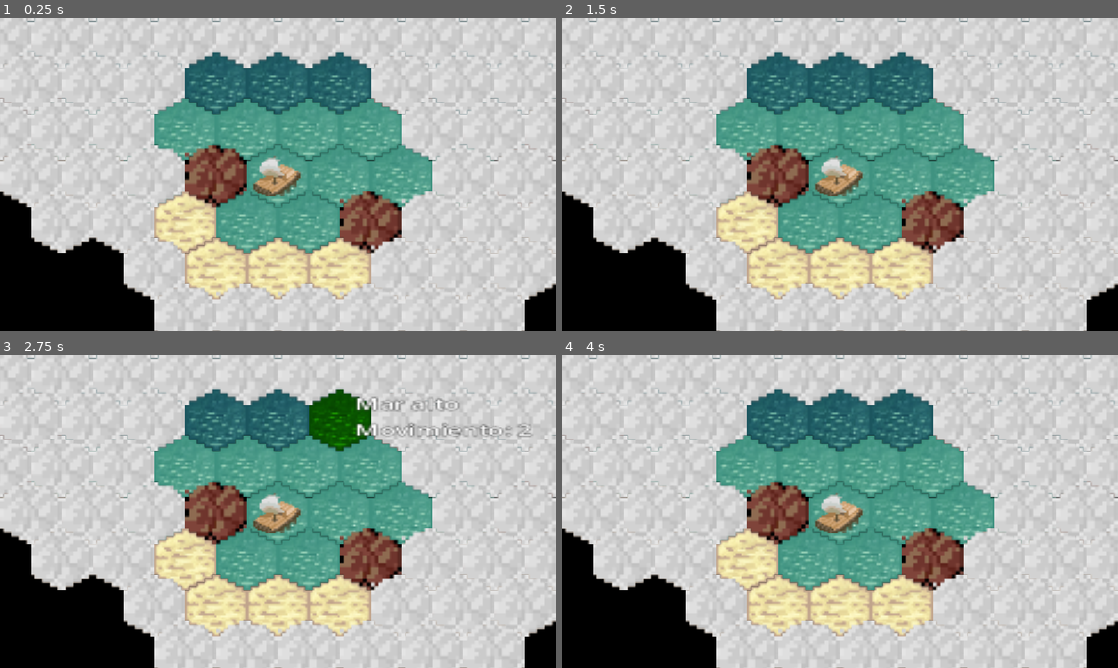
Above: before the commit, frames 1-4 (two rows, left to right).
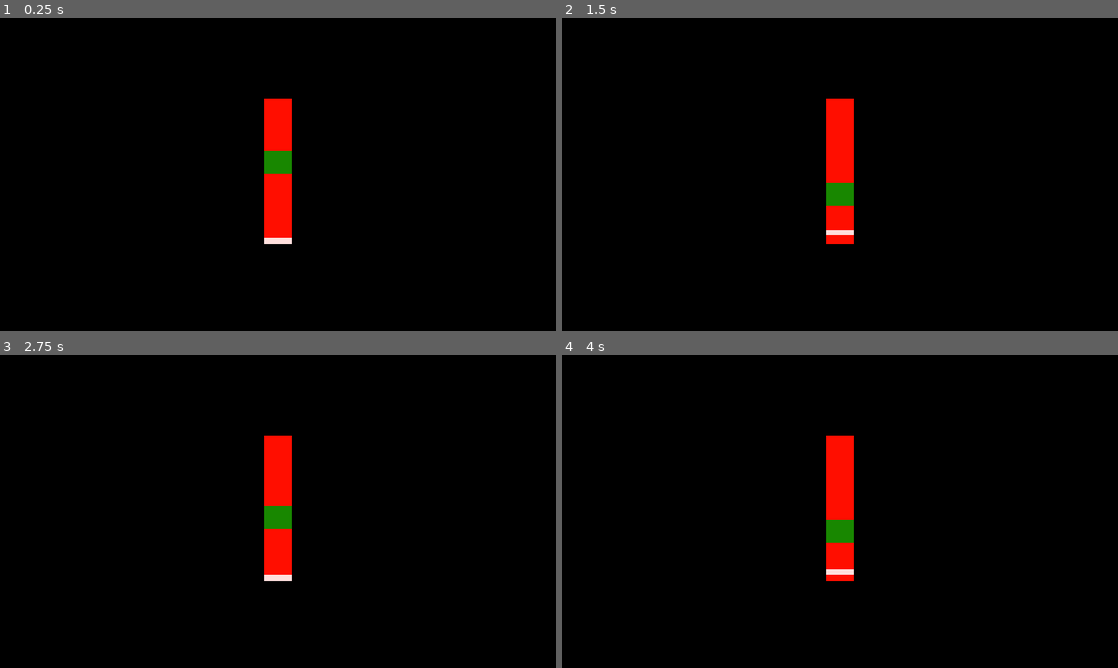
Above: after the commit, the same moments.

Repository: dabantoibarguen/Mullu-PGJ2026
Game: Godot game, scene res://pesca/barra_pesca.tscn
Two runs of this game, one before a commit and one after it. Both use one fixed random seed, a clock stepped at 60 frames per second and the inputs below. Before the commit the project starts from res://navegacion/navegacion.tscn.
Inputs (mouse positions are in pixels of both pictures, inside the frame that each line leads up to):
- Up to frame 1 (0.25 s): no input
- Up to frame 2 (1.5 s): tap Enter at 0.5 s; move the mouse to (962, 158) at 0.52 s; tap Space at 0.6, 0.77, 1.07, 1.35 s; move the mouse to (728, 190) at 1.27 s
- Up to frame 3 (2.75 s): tap Space at 1.52, 1.82, 2.1 s; move the mouse to (333, 442) at 2.02 s
- Up to frame 4 (4 s): move the mouse to (812, 574) at 2.77 s; tap Space at 2.85, 3.02, 3.32, 3.6, 3.77 s; move the mouse to (1006, 558) at 3.52 s

The runs differ from the first frame. In frame 1, 92% of the frame differs, in the area x 0-100%, y 0-100%; in frame 2, 92%; in frame 3, 92%; in frame 4, 92%.

Commit message:
Inicio de juego de pesca (barra de jalado)

Diff:
--- a/navegacion/control-navegacion.gd
+++ b/navegacion/control-navegacion.gd
@@ -1 +1,3 @@
 extends Node2D
+
+# Make a loading screen before showing the elements.
--- a/navegacion/navegar.gd
+++ b/navegacion/navegar.gd
@@ -3,12 +3,14 @@
 @onready var boat = %barco
 @onready var fog = %SmokeOnTheWater
 
+var painted_tiles = []
+
 var source_id = 0 # hard-coded. Keep up to date
 var hovered_cell = Vector2i(99, 99)
 var unhovered_cell = Vector2i(99, 99)
+
+
 var path_to_target = []
-var painted_tiles
-
 var moving = false
 
 # Should replace with Data Layers later
--- /dev/null
+++ b/pesca/barra_pesca.gd
@@ -0,0 +1,48 @@
+extends ColorRect
+
+@onready var player = $Player
+@onready var green = $GoodArea
+@onready var timer = $AreaVerde
+
+var lowest_point = position.y + self.size.y
+var highest_point = position.y
+@export var grav = 0.3
+@export var green_time = 1
+
+var player_h
+var green_h
+
+func _ready() -> void:
+	timer.wait_time = 1
+	timer.start()
+	player_h = player.size.y
+	green_h = green.size.y
+
+
+func _on_timer_timeout() -> void:
+	move_green()
+
+func _input(ev: InputEvent) -> void:
+	if ev is InputEventKey and ev.is_pressed():
+		if ev.keycode == KEY_SPACE:
+			if player.position.y - 7 > highest_point:
+				player.position.y -= 7
+			else:
+				player.position.y = highest_point
+
+func move_green():
+	var rand_targ = randf_range(highest_point, lowest_point-green_h)
+	var target = min(green.position.y - rand_targ, size.y/2)
+	var time = 10*green_time
+	print(rand_targ)
+	for i in range(time):
+		green.position.y -= (target)/(time)
+		await get_tree().create_timer(0.08).timeout
+	await get_tree().create_timer(0.2).timeout
+
+
+func _physics_process(delta: float) -> void:
+	if (player.position.y + player_h) < lowest_point:
+		player.position.y += grav * delta * 100
+	else:
+		player.position.y = lowest_point - player_h
--- /dev/null
+++ b/pesca/barra_pesca.tscn
@@ -0,0 +1,37 @@
+[gd_scene format=3 uid="uid://m6rpj2c13upr"]
+
+[ext_resource type="Script" uid="uid://bjj0c8kxmqjuq" path="res://pesca/barra_pesca.gd" id="1_s17fj"]
+
+[node name="JuegoPesca" type="Control" unique_id=788184286]
+layout_mode = 3
+anchors_preset = 0
+
+[node name="BarraPesca" type="ColorRect" parent="." unique_id=2023071706]
+layout_mode = 0
+offset_right = 10.0
+offset_bottom = 50.0
+color = Color(1, 0.05490196, 0, 1)
+script = ExtResource("1_s17fj")
+
+[node name="Player" type="ColorRect" parent="BarraPesca" unique_id=1565516077]
+z_index = 1
+layout_mode = 0
+offset_top = 48.0
+offset_right = 10.0
+offset_bottom = 50.0
+color = Color(1, 1, 1, 0.86800003)
+
+[node name="AreaVerde" type="Timer" parent="BarraPesca" unique_id=1055376370]
+
+[node name="GoodArea" type="ColorRect" parent="BarraPesca" unique_id=1378878420]
+layout_mode = 0
+offset_top = 18.0
+offset_right = 10.0
+offset_bottom = 26.0
+color = Color(0.09320182, 0.5281222, 0, 1)
+
+[node name="Camera2D" type="Camera2D" parent="." unique_id=626093257]
+position = Vector2(5, 26)
+zoom = Vector2(6, 6)
+
+[connection signal="timeout" from="BarraPesca/AreaVerde" to="BarraPesca" method="_on_timer_timeout"]
--- a/project.godot
+++ b/project.godot
@@ -11,7 +11,7 @@
 [application]
 
 config/name="Mullu - PGJ 2026"
-run/main_scene="uid://cdan5ldacbkr0"
+run/main_scene="uid://m6rpj2c13upr"
 config/features=PackedStringArray("4.7", "Forward Plus")
 config/icon="res://icon.svg"
 
Not shown, added: pesca/barra_pesca.gd.uid
